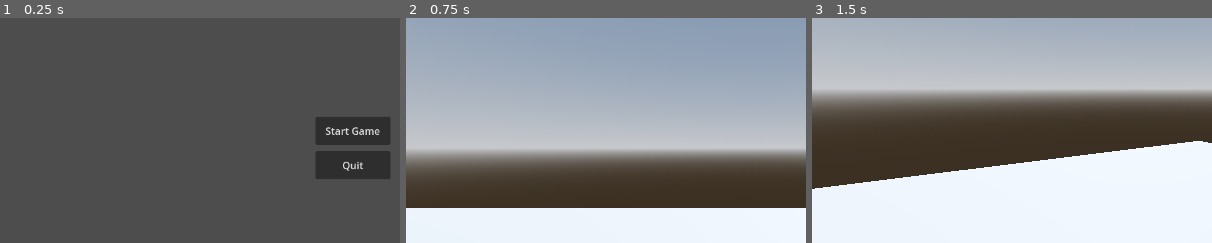
Above: before the commit, frames 1-3 (left to right).
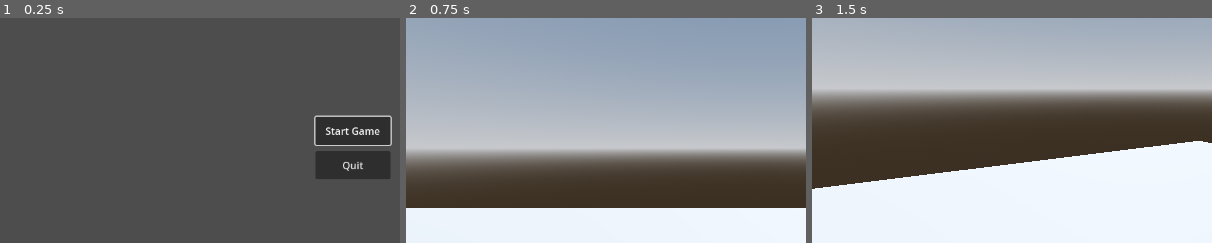
Above: after the commit, the same moments.

Repository: hiroshi-mcbride/astronomer-godot
Game: Godot game, scene res://game_root.tscn
Same seed, same stepped clock (60 frames per second), same inputs: the game is played once before the commit and once after it.
Inputs (mouse positions are % of the whole screen's width and height, from its top left):
- Up to frame 1 (0.25 s): no input
- Up to frame 2 (0.75 s): click "Start Game" at 0.5 s
- Up to frame 3 (1.5 s): tap Enter at 1.25 s; move the mouse to (55, 50) at 1.27 s; hold W (move_up) from 1.28 s (still down)
The pictures show only the part of the screen within x 6-56%, y 21-71%; the shares and areas given below are measured in that part.

The runs differ from the first frame. In frame 1, 0.4% of the frame differs, in the area x 78-98%, y 43-57%; in frame 2, nothing differs; in frame 3, nothing differs.

Commit message:
add gamepad support to menus

Diff:
--- a/project.godot
+++ b/project.godot
@@ -33,6 +33,20 @@
 
 [input]
 
+ui_accept={
+"deadzone": 0.5,
+"events": [Object(InputEventKey,"resource_local_to_scene":false,"resource_name":"","device":0,"window_id":0,"alt_pressed":false,"shift_pressed":false,"ctrl_pressed":false,"meta_pressed":false,"pressed":false,"keycode":4194309,"physical_keycode":0,"key_label":0,"unicode":0,"echo":false,"script":null)
+, Object(InputEventKey,"resource_local_to_scene":false,"resource_name":"","device":0,"window_id":0,"alt_pressed":false,"shift_pressed":false,"ctrl_pressed":false,"meta_pressed":false,"pressed":false,"keycode":4194310,"physical_keycode":0,"key_label":0,"unicode":0,"echo":false,"script":null)
+, Object(InputEventKey,"resource_local_to_scene":false,"resource_name":"","device":0,"window_id":0,"alt_pressed":false,"shift_pressed":false,"ctrl_pressed":false,"meta_pressed":false,"pressed":false,"keycode":32,"physical_keycode":0,"key_label":0,"unicode":32,"echo":false,"script":null)
+, Object(InputEventJoypadButton,"resource_local_to_scene":false,"resource_name":"","device":-1,"button_index":0,"pressure":0.0,"pressed":true,"script":null)
+]
+}
+ui_cancel={
+"deadzone": 0.5,
+"events": [Object(InputEventKey,"resource_local_to_scene":false,"resource_name":"","device":0,"window_id":0,"alt_pressed":false,"shift_pressed":false,"ctrl_pressed":false,"meta_pressed":false,"pressed":false,"keycode":4194305,"physical_keycode":0,"key_label":0,"unicode":0,"echo":false,"script":null)
+, Object(InputEventJoypadButton,"resource_local_to_scene":false,"resource_name":"","device":-1,"button_index":1,"pressure":0.0,"pressed":true,"script":null)
+]
+}
 move_up={
 "deadzone": 0.1,
 "events": [Object(InputEventKey,"resource_local_to_scene":false,"resource_name":"","device":-1,"window_id":0,"alt_pressed":false,"shift_pressed":false,"ctrl_pressed":false,"meta_pressed":false,"pressed":false,"keycode":0,"physical_keycode":87,"key_label":0,"unicode":119,"echo":false,"script":null)
--- a/src/ui/main_menu.gd
+++ b/src/ui/main_menu.gd
@@ -1,7 +1,12 @@
 class_name MainMenu extends Control
+
+@onready var btn_start_game = $VBoxContainer/BtnStartGame
 
 func _enter_tree():
 	GlobalSignals.game_started.connect(_on_game_started)
 
+func _ready():
+	btn_start_game.grab_focus()
+
 func _on_game_started():
 	queue_free()
--- a/src/ui/pause_menu.gd
+++ b/src/ui/pause_menu.gd
@@ -1,6 +1,7 @@
 class_name PauseMenu extends Control
 
 @onready var overlay = $Overlay
+@onready var btn_resume = $Overlay/VBoxContainer/BtnResume
 
 func _enter_tree():
 	GlobalSignals.game_resumed.connect(_on_resume)
@@ -15,6 +16,7 @@
 		overlay.visible = get_tree().paused
 		if overlay.visible:
 			Input.mouse_mode = Input.MOUSE_MODE_VISIBLE
+			btn_resume.grab_focus()
 		else:
 			Input.mouse_mode = Input.MOUSE_MODE_CAPTURED
 
--- a/ui/main_menu.tscn
+++ b/ui/main_menu.tscn
@@ -28,9 +28,13 @@
 
 [node name="BtnStartGame" parent="VBoxContainer" instance=ExtResource("2_xrjr0")]
 layout_mode = 2
+focus_neighbor_top = NodePath("../BtnQuitGame")
+focus_neighbor_bottom = NodePath("../BtnQuitGame")
 
 [node name="BtnQuitGame" parent="VBoxContainer" instance=ExtResource("3_cpcmm")]
 layout_mode = 2
+focus_neighbor_top = NodePath("../BtnStartGame")
+focus_neighbor_bottom = NodePath("../BtnStartGame")
 
 [node name="Label" type="Label" parent="."]
 layout_mode = 1
--- a/ui/pause_menu.tscn
+++ b/ui/pause_menu.tscn
@@ -48,14 +48,20 @@
 
 [node name="BtnResume" parent="Overlay/VBoxContainer" instance=ExtResource("2_xhpm1")]
 layout_mode = 2
+focus_neighbor_top = NodePath("../BtnQuitGame")
+focus_neighbor_bottom = NodePath("../BtnMainMenu")
 text = "Resume"
 on_click = 2
 
 [node name="BtnMainMenu" parent="Overlay/VBoxContainer" instance=ExtResource("2_xhpm1")]
 layout_mode = 2
+focus_neighbor_top = NodePath("../BtnResume")
+focus_neighbor_bottom = NodePath("../BtnQuitGame")
 text = "Quit Game"
 on_click = 3
 
 [node name="BtnQuitGame" parent="Overlay/VBoxContainer" instance=ExtResource("3_42tlf")]
 layout_mode = 2
+focus_neighbor_top = NodePath("../BtnMainMenu")
+focus_neighbor_bottom = NodePath("../BtnResume")
 text = "Exit to Desktop"
